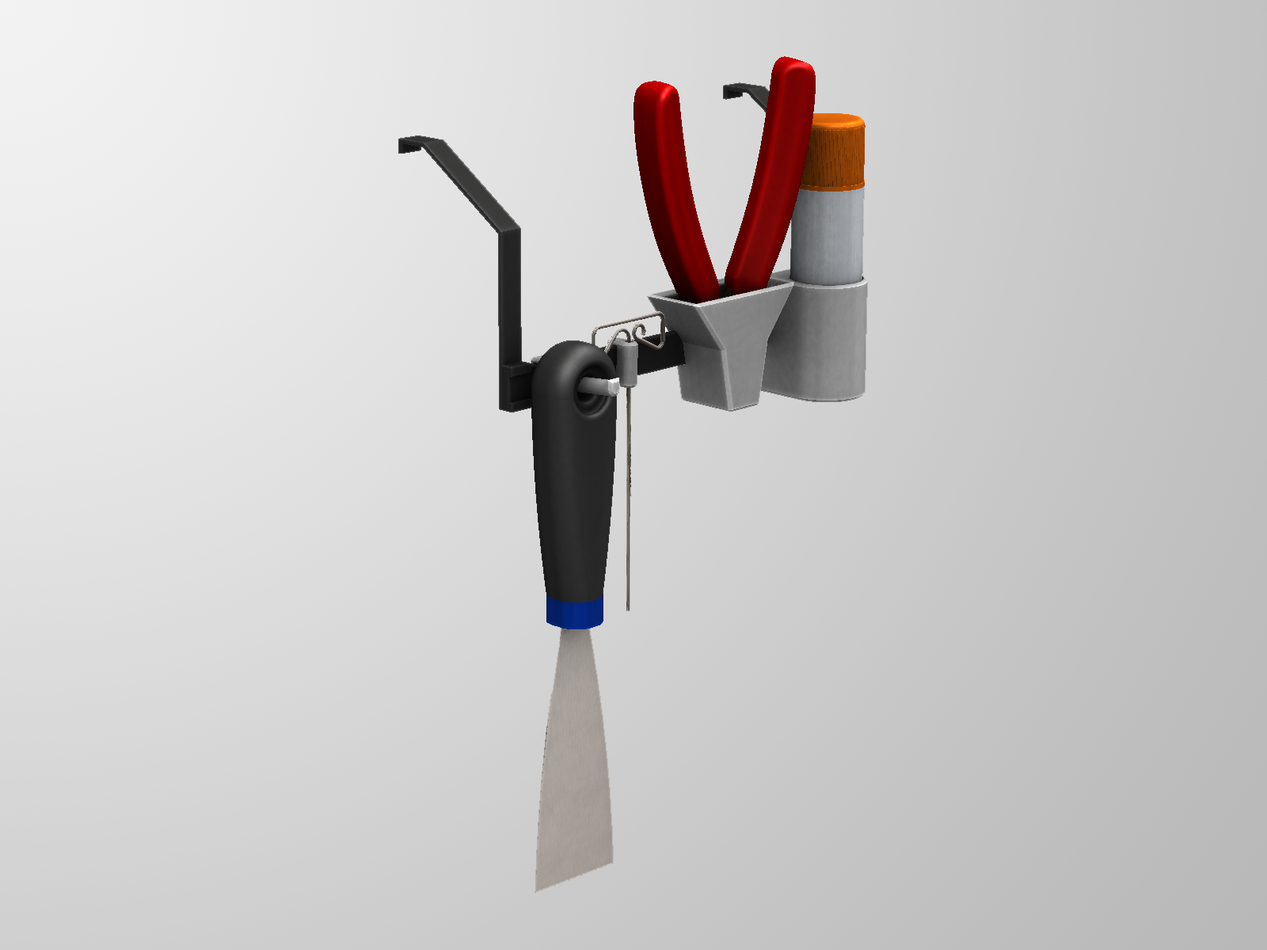
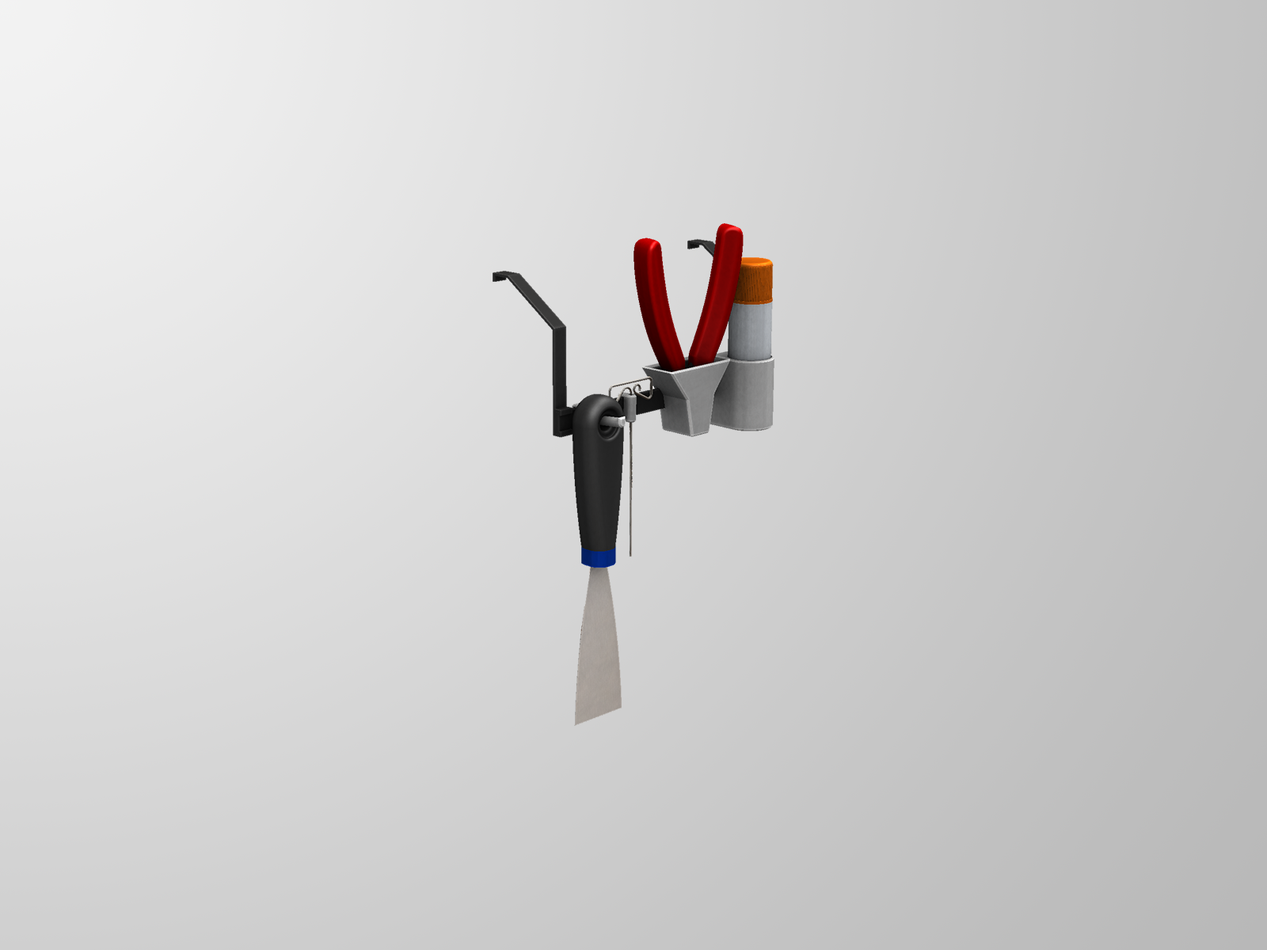
Comparing the layer stacks of the two (1267, 950) images. Changes:
painted on "Layer 1" over bbox(398, 56, 868, 894)
